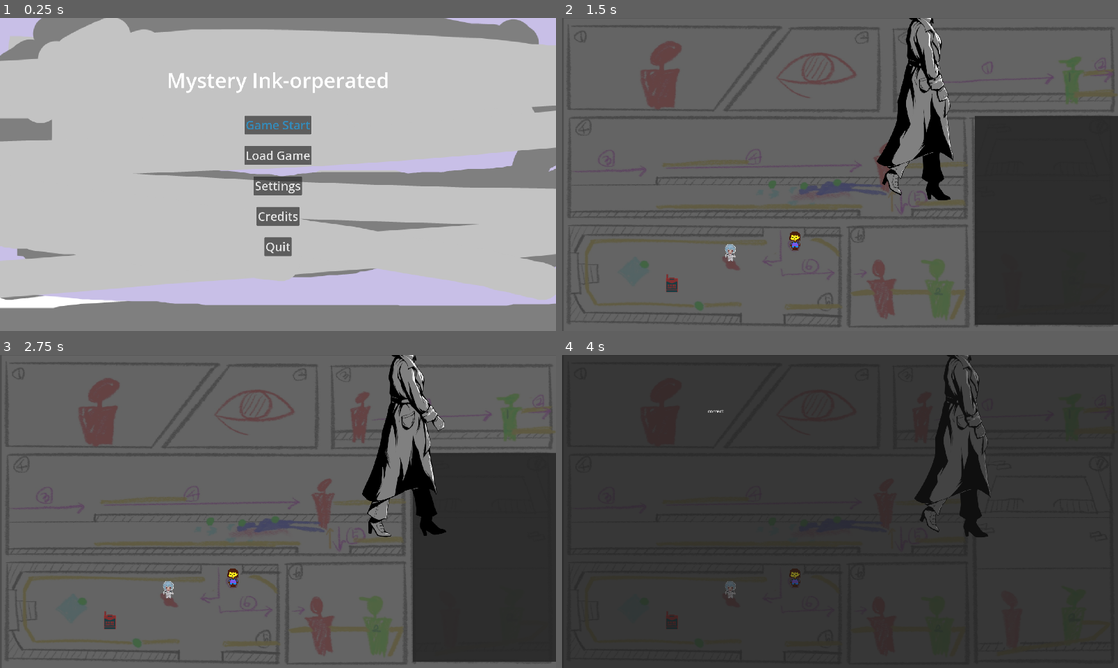
Above: before the commit, frames 1-4 (two rows, left to right).
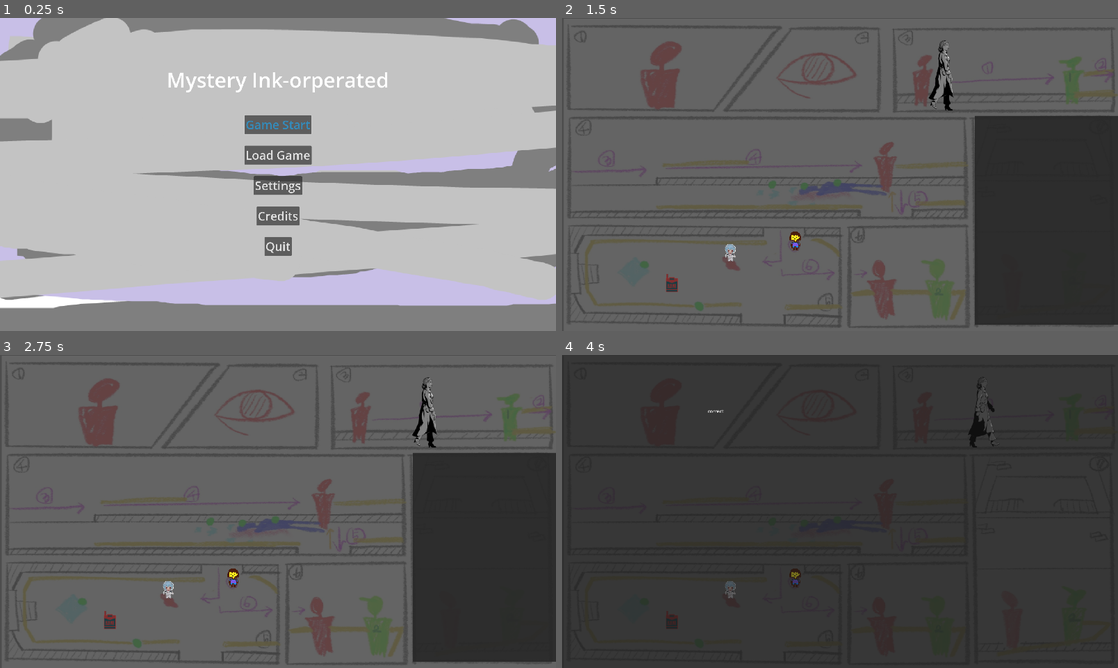
Above: after the commit, the same moments.

Repository: GDYUClub/term-project-w25
Game: Godot game, scene res://src/main/main_menu.tscn
Same seed, same stepped clock (60 frames per second), same inputs: the game is played once before the commit and once after it.
Inputs (mouse positions are in pixels of both pictures, inside the frame that each line leads up to):
- Up to frame 1 (0.25 s): no input
- Up to frame 2 (1.5 s): click "Game Start" at 0.5 s; tap Enter (ui_accept) at 1.25 s; move the mouse to (962, 158) at 1.27 s; hold D (right) from 1.28 s (still down); click (962, 158) at 1.35 s
- Up to frame 3 (2.75 s): tap Space (jump) at 1.52 s; tap E (interact) at 1.55 s; release D (right) at 2 s; drag from (166, 527) to (111, 621) at 2.02 s
- Up to frame 4 (4 s): tap Enter (ui_accept) at 2.75 s; move the mouse to (895, 442) at 2.77 s; hold A (left) 2.78-3.5 s; tap Q (analyze) at 2.85 s; tap E (interact) at 3.05 s; drag from (812, 574) to (1112, 414) at 3.52 s

The runs differ from the first frame. In frame 1, 0.6% of the frame differs, in the area x 0-70%, y 10-77%; in frame 2, 4.3%; in frame 3, 4.4%, in the area x 18-81%, y 0-88%; in frame 4, 2.4%.

Commit message:
fix things for the testing build

Diff:
--- a/project.godot
+++ b/project.godot
@@ -171,3 +171,5 @@
 textures/canvas_textures/default_texture_filter=0
 renderer/rendering_method="gl_compatibility"
 renderer/rendering_method.mobile="gl_compatibility"
+2d/snap/snap_2d_transforms_to_pixel=true
+2d/snap/snap_2d_vertices_to_pixel=true
--- a/src/dialogue/dialogue_manager.gd
+++ b/src/dialogue/dialogue_manager.gd
@@ -105,4 +105,5 @@
 		print("DEBUG: dialogue.size: " + str(dialogue.size()) + " index: " + str(index) + " end_id: " + str(4))
 		print("text loaded")
 	else:
+		print("dialogue over")
 		dialogue_ongoing = false
--- a/src/levels/tutorial/tutorial.tscn
+++ b/src/levels/tutorial/tutorial.tscn
@@ -173,7 +173,7 @@
 position = Vector2(-56.9989, 512)
 
 [node name="Player" parent="." instance=ExtResource("4_altkg")]
-position = Vector2(1206, 252)
+position = Vector2(1265, 197)
 current_move_type = 1
 
 [node name="DialogueUI" parent="." instance=ExtResource("7_0e0cn")]
--- a/src/player/code/player.gd
+++ b/src/player/code/player.gd
@@ -23,6 +23,16 @@
 	MOVETYPES.SIDE_SCROLLER: "res://assets/sprites/player/player_sidescroll.png",
 }
 
+var move_animations = {
+	MOVETYPES.TOP_DOWN: "walk_topdown",
+	MOVETYPES.SIDE_SCROLLER:"walk_sidescroll",
+	}
+
+var move_frames = {
+	MOVETYPES.TOP_DOWN:3,
+	MOVETYPES.SIDE_SCROLLER:6,
+	}
+
 @export var current_move_type: MOVETYPES
 
 
@@ -39,6 +49,7 @@
 	current_move_type = new_movetype
 	velocity = Vector2.ZERO
 	sprite.texture = load(move_sprites[current_move_type])
+	sprite.hframes = move_frames[current_move_type]
 
 
 func _top_down(delta: float):
@@ -87,7 +98,7 @@
 
 func _animate():
 	if velocity != Vector2.ZERO:
-		animPlayer.play("walk")
+		animPlayer.play(move_animations[current_move_type])
 	else:
 		animPlayer.pause()
 
--- a/src/player/scene/player.tscn
+++ b/src/player/scene/player.tscn
@@ -1,9 +1,9 @@
-[gd_scene load_steps=8 format=3 uid="uid://bt7hps1ykd8nk"]
+[gd_scene load_steps=10 format=3 uid="uid://bt7hps1ykd8nk"]
 
 [ext_resource type="Script" path="res://src/player/code/player.gd" id="1_j2py3"]
 [ext_resource type="Shape2D" uid="uid://coaafk8ng1xrm" path="res://assets/resources/standing_cshape.tres" id="2_kwucs"]
 [ext_resource type="Texture2D" uid="uid://badcq2r82pcs6" path="res://assets/sprites/alert-temp.png" id="4_88ynk"]
-[ext_resource type="Texture2D" uid="uid://c0ipc3pys7l7q" path="res://assets/sprites/player/player_sidescroll.png" id="4_xu6yd"]
+[ext_resource type="Texture2D" uid="uid://cmaioigqw7wva" path="res://assets/sprites/player/player_topdown.png" id="4_etn70"]
 
 [sub_resource type="Animation" id="Animation_1wbr4"]
 length = 0.001
@@ -39,10 +39,48 @@
 "values": [0, 1]
 }
 
+[sub_resource type="Animation" id="Animation_mt13g"]
+resource_name = "walk_sidescroll"
+length = 0.5
+loop_mode = 1
+step = 0.1
+tracks/0/type = "value"
+tracks/0/imported = false
+tracks/0/enabled = true
+tracks/0/path = NodePath("Sprite2D:frame")
+tracks/0/interp = 1
+tracks/0/loop_wrap = true
+tracks/0/keys = {
+"times": PackedFloat32Array(0, 0.1, 0.2, 0.3, 0.4),
+"transitions": PackedFloat32Array(1, 1, 1, 1, 1),
+"update": 1,
+"values": [0, 1, 2, 3, 4]
+}
+
+[sub_resource type="Animation" id="Animation_ml25n"]
+resource_name = "walk_topdown"
+length = 0.3
+loop_mode = 1
+step = 0.15
+tracks/0/type = "value"
+tracks/0/imported = false
+tracks/0/enabled = true
+tracks/0/path = NodePath("Sprite2D:frame")
+tracks/0/interp = 1
+tracks/0/loop_wrap = true
+tracks/0/keys = {
+"times": PackedFloat32Array(0, 0.142857),
+"transitions": PackedFloat32Array(1, 1),
+"update": 1,
+"values": [1, 2]
+}
+
 [sub_resource type="AnimationLibrary" id="AnimationLibrary_a1owq"]
 _data = {
 "RESET": SubResource("Animation_1wbr4"),
-"walk": SubResource("Animation_mrbcp")
+"walk": SubResource("Animation_mrbcp"),
+"walk_sidescroll": SubResource("Animation_mt13g"),
+"walk_topdown": SubResource("Animation_ml25n")
 }
 
 [node name="Player" type="CharacterBody2D"]
@@ -69,8 +107,8 @@
 texture = ExtResource("4_88ynk")
 
 [node name="Sprite2D" type="Sprite2D" parent="."]
-texture = ExtResource("4_xu6yd")
-hframes = 6
+texture = ExtResource("4_etn70")
+hframes = 3
 
 [node name="AnimationPlayer" type="AnimationPlayer" parent="."]
 libraries = {
Binary file changed: assets/sprites/player/player_sidescroll.png
Binary file added: assets/sprites/player/player_sidescroll_big.png
Not shown, added: assets/sprites/player/player_sidescroll_big.png.import
Binary file added: assets/sprites/player/player_topdown_small.png
Not shown, added: assets/sprites/player/player_topdown_small.png.import
Not shown: 1 places in src/levels/tutorial/tutorial.tscn that only renumber resources
Not shown, changed: .gitignore
